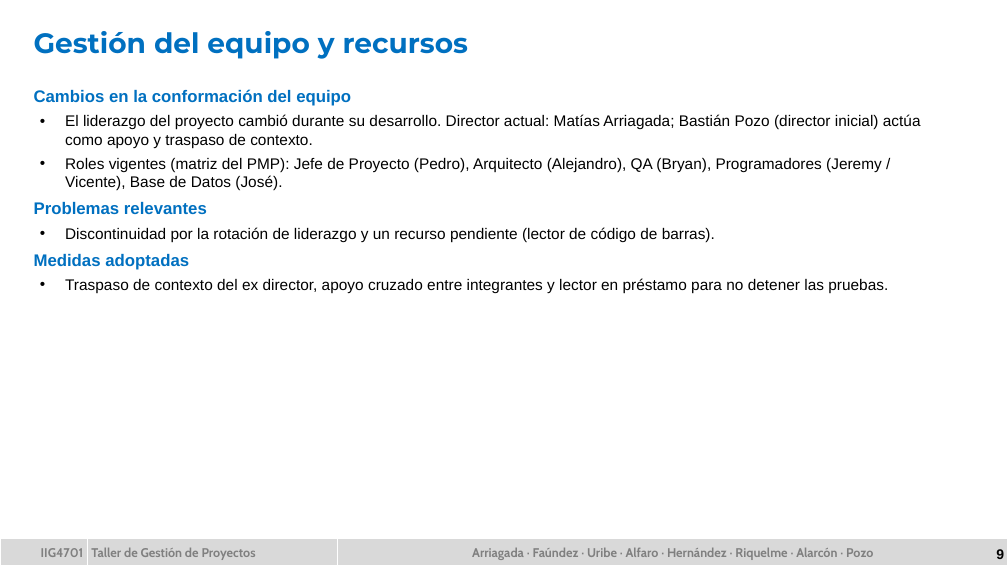
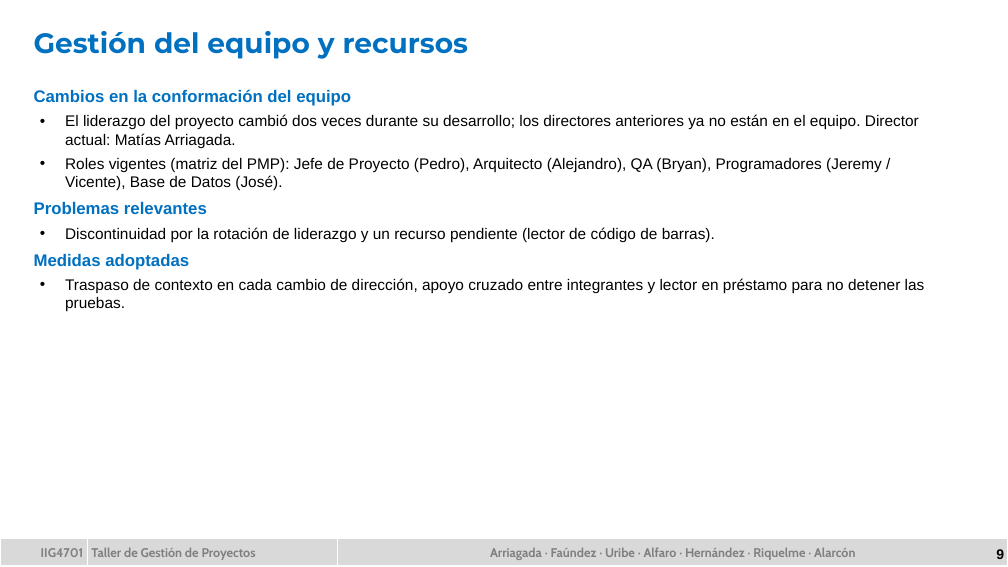
Before and after one commit to miac2098/TGP_Botilleria, a slide deck: slide 9 of Trabajo3_Botilleria_GrupoVerde.pptx. Drawn at 1008x567 pixels with LibreOffice and Linux fonts; fonts in the diff are those of the drawing; background and template pictures are left out. Boxes give left, top, right and bottom in pixels: in the first picture for what was removed or moved away, otherwise in the second. Text is boxed around its words. In the diff, an @@ line names an element or a change of style, - is before the commit and + after.

Commit message:
cambios de director

```diff
--- a/Trabajo3_Botilleria_GrupoVerde.pptx
+++ b/Trabajo3_Botilleria_GrupoVerde.pptx
@@ text at (x1=65, y1=114, x2=919, y2=148): text changed @@
-• El liderazgo del proyecto cambió durante su desarrollo. Director actual: Matías Arriagada; Bastián Pozo (director inicial) actúa como apoyo y traspaso de contexto.
+• El liderazgo del proyecto cambió dos veces durante su desarrollo; los directores anteriores ya no están en el equipo. Director actual: Matías Arriagada.
@@ text at (x1=65, y1=278, x2=925, y2=312): text changed @@
-• Traspaso de contexto del ex director, apoyo cruzado entre integrantes y lector en préstamo para no detener las pruebas.
+• Traspaso de contexto en cada cambio de dirección, apoyo cruzado entre integrantes y lector en préstamo para no detener las pruebas.
@@ table at (x1=0, y1=538, x2=1008, y2=566) @@
-row 1, column 3: Arriagada · Faúndez · Uribe · Alfaro · Hernández · Riquelme · Alarcón · Pozo
+row 1, column 3: Arriagada · Faúndez · Uribe · Alfaro · Hernández · Riquelme · Alarcón
```
Also in this commit, not shown: 11 other slides changed, 16 other files.
